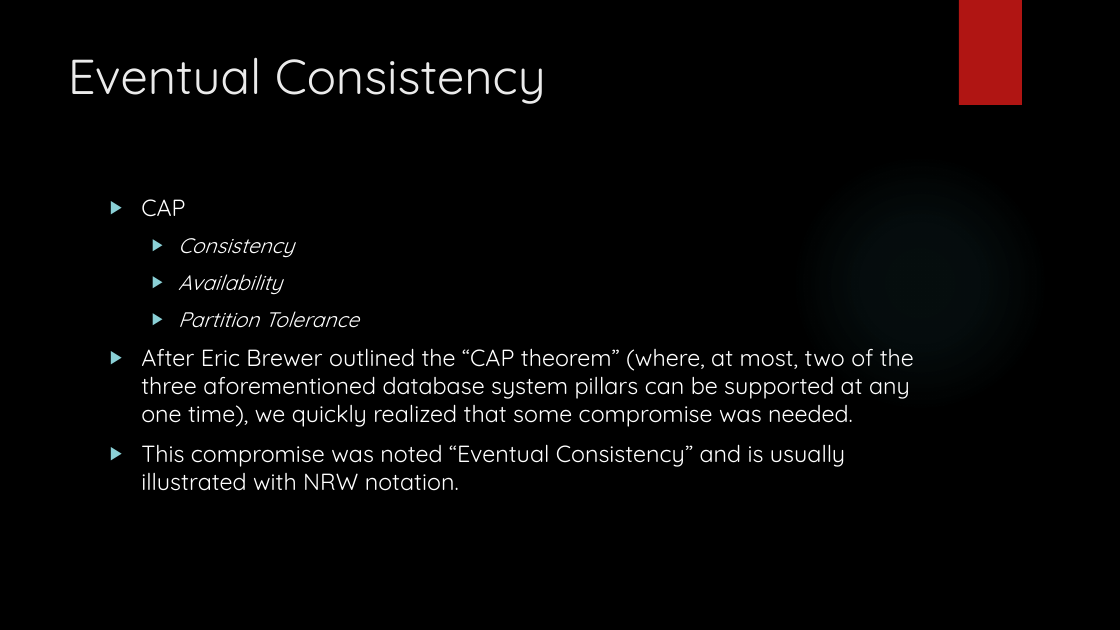
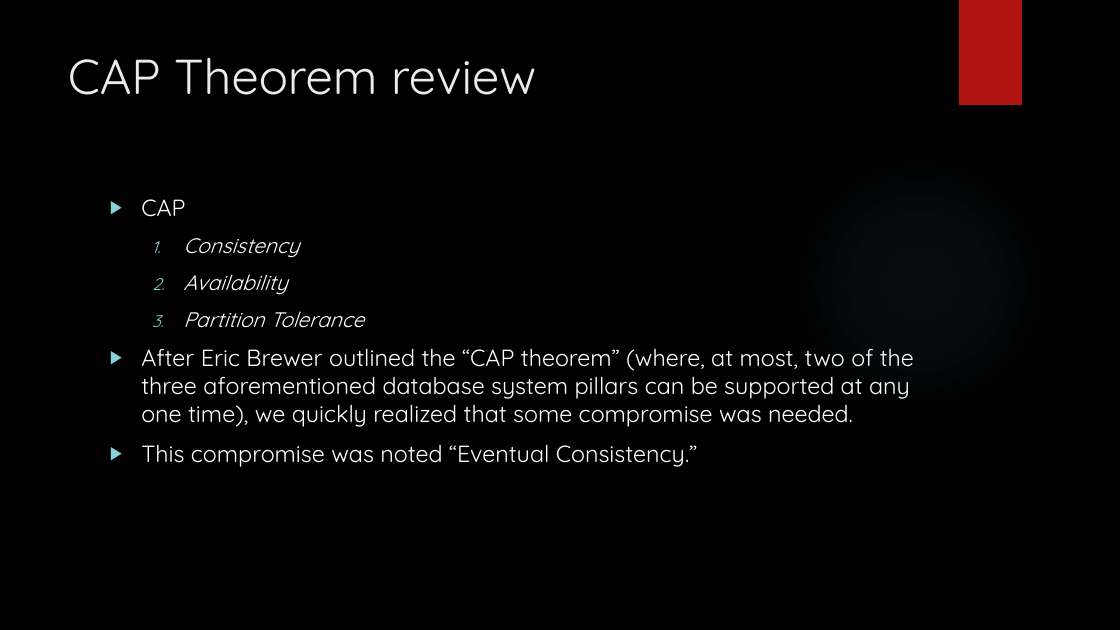
Before and after one commit to MaxWOU/cs364pptx, a slide deck: slide 2 of group6slidshow.pptx. Drawn at 1120x630 pixels with LibreOffice and Linux fonts; fonts in the diff are those of the drawing; background and template pictures are left out. Boxes give left, top, right and bottom in pixels: in the first picture for what was removed or moved away, otherwise in the second. Text is boxed around its words. In the diff, an @@ line names an element or a change of style, - is before the commit and + after.

```diff
--- a/group6slidshow.pptx
+++ b/group6slidshow.pptx
@@ title at [68,57,536,95]: text changed @@
-Eventual Consistency
+CAP Theorem review
@@ text at [183,238,364,328]: bullet ▶ to 1. @@
@@ text at [141,444,698,467]: text changed @@
-▶ This compromise was noted “Eventual Consistency” and is usually illustrated with NRW notation.
+▶ This compromise was noted “Eventual Consistency.”
```
Also in this commit, not shown: 3 slides added.
